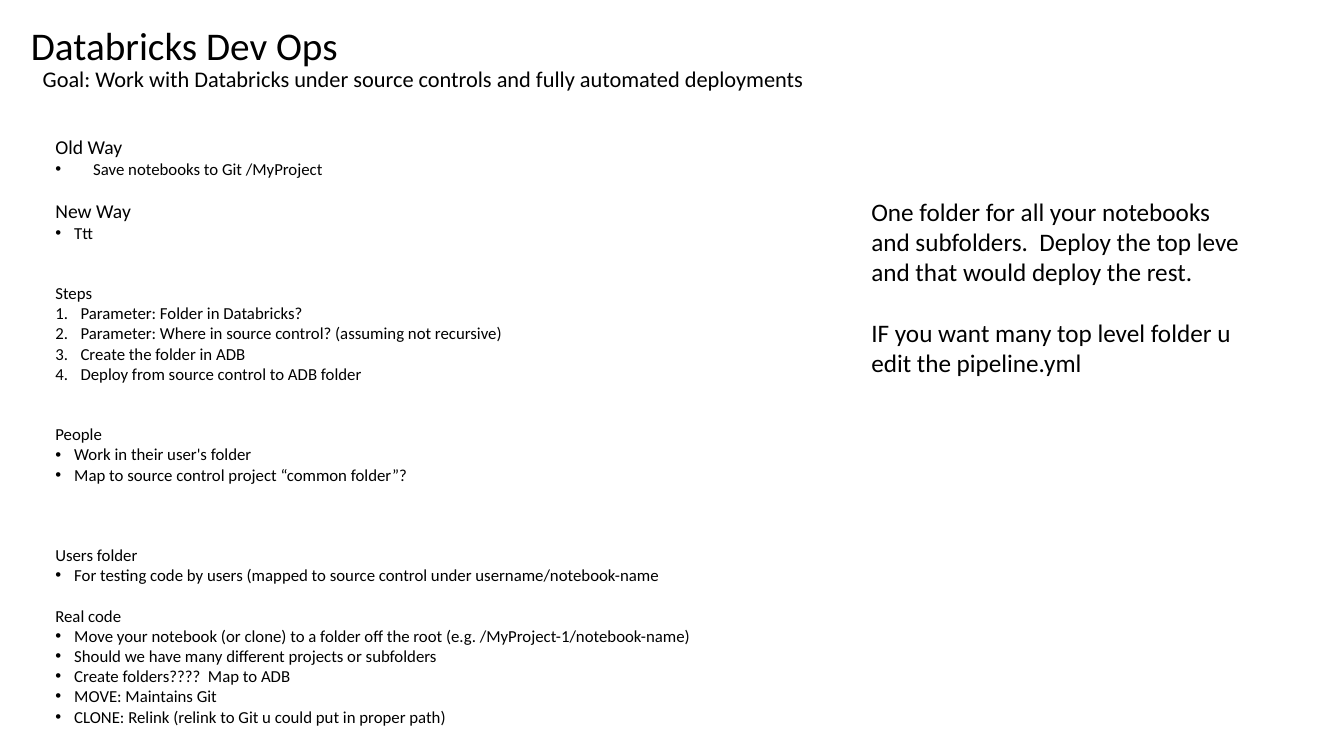
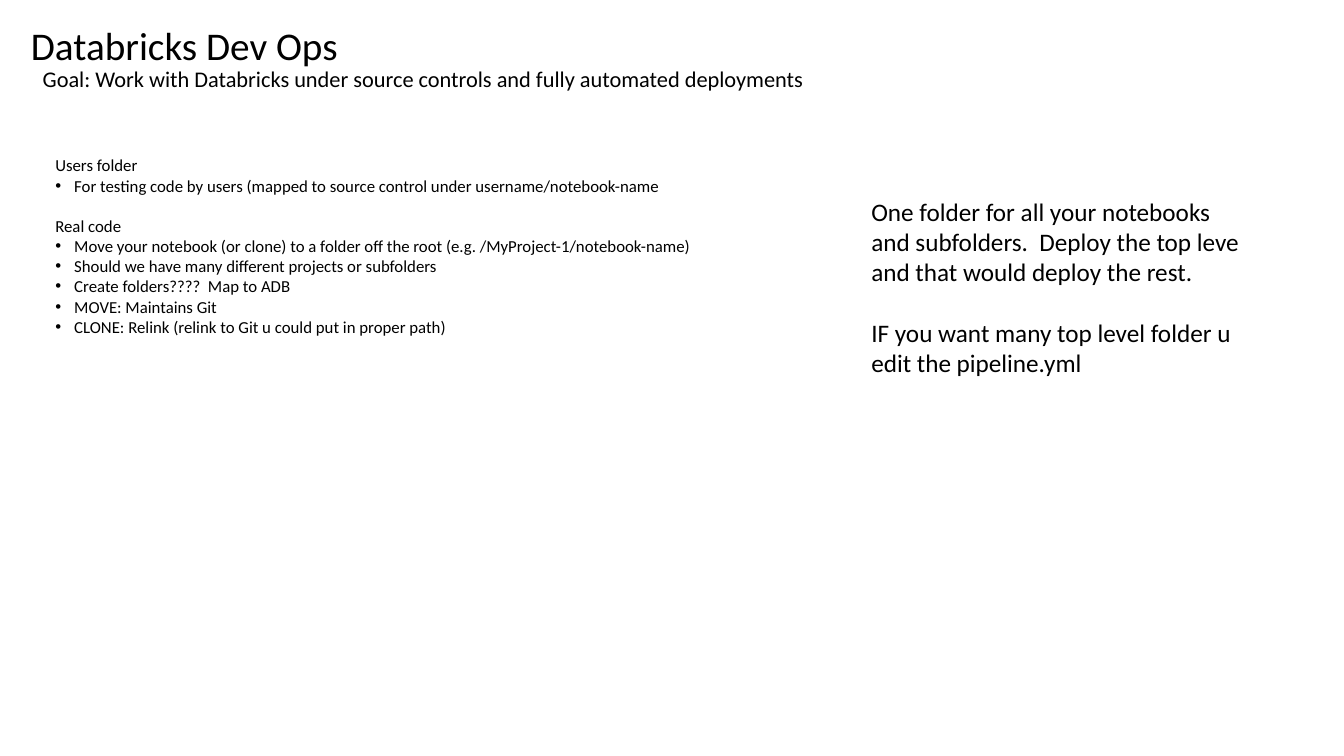
Before and after one commit to AdamPaternostro/Azure-Databricks-Dev-Ops, a slide deck: slide 3 of Databricks Dev Ops.pptx (slide 2 before the commit). Drawn at 1344x756 pixels with LibreOffice and Linux fonts; fonts in the diff are those of the drawing. Boxes give left, top, right and bottom in pixels: in the first picture for what was removed or moved away, otherwise in the second. Text is boxed around its words. In the diff, an @@ line names an element or a change of style, - is before the commit and + after.

```diff
--- a/Databricks Dev Ops.pptx
+++ b/Databricks Dev Ops.pptx
@@ text at box(55, 140, 502, 484): paragraphs removed @@
-Old Way
-• Save notebooks to Git /MyProject
-New Way
-• Ttt
-Steps
-1. Parameter: Folder in Databricks?
-2. Parameter: Where in source control? (assuming not recursive)
-3. Create the folder in ADB
-4. Deploy from source control to ADB folder
-People
-• Work in their user's folder
-• Map to source control project “common folder”?
```
Also in this commit, not shown: 2 other slides changed, 1 slide added, 1 slide removed, 2 other files.
